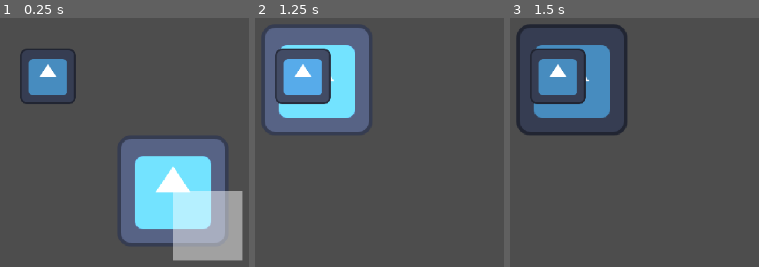
Above: before the commit, frames 1-3 (left to right).
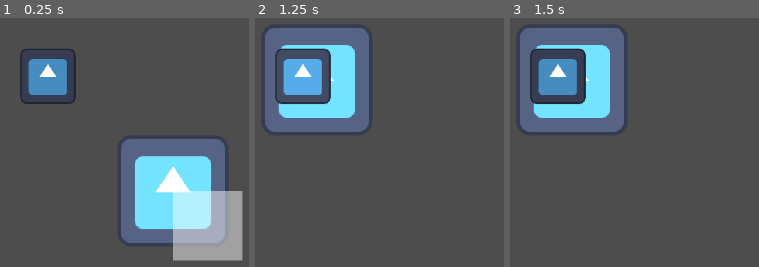
Above: after the commit, the same moments.

Repository: EEGAR1/summer-game-jam
Game: Godot game, scene res://scenes/main.tscn
Two runs of this game, one before a commit and one after it. Both use one fixed random seed, a clock stepped at 60 frames per second and the inputs below. The project has no main scene, so this scene is started directly. The engine's default icon, where the game draws it, is replaced by a stand-in: a white triangle on a blue panel in a dark square.
Inputs (mouse positions are in pixels of both pictures, inside the frame that each line leads up to):
- Up to frame 1 (0.25 s): no input
- Up to frame 2 (1.25 s): tap Enter at 0.5 s; move the mouse to (302, 75) at 0.52 s; press the mouse at (302, 75) at 0.53 s
- Up to frame 3 (1.5 s): tap Space at 1.25 s; move the mouse to (522, 214) at 1.27 s; release the mouse at (522, 214) at 1.28 s; click (522, 214) at 1.35 s

Frames 1-2 are identical in both runs. In frame 3, 14% of the frame differs, in the area x 2-47%, y 2-47%.

Commit message:
Structure Refinement

Diff:
--- a/scripts/build_action.gd
+++ b/scripts/build_action.gd
@@ -2,23 +2,19 @@
 
 @onready var build_area: Area2D = $BuildArea
 
-# Called every frame. 'delta' is the elapsed time since the previous frame.
-func _process(delta: float) -> void:
-	var overlp = build_area.get_overlapping_areas().filter(func(x): return x.is_in_group("POI"))
+var overlp : Array[Area2D] :
+	get():
+		return build_area.get_overlapping_areas().filter(func(x): return x.is_in_group("POI"))
 
-	if parent_is_ready:
-		print(build_area.get_overlapping_areas())
-		for i in overlp:
-			i = i as Building
+func _check_action(delta : float):
+	for i in overlp:
+		i = i as Building
+		set_action()
+		i.built.connect(end)
 
-			parent.current_state = Person.STATE.USINGACTION
-			current_action = self
-
-			i.built.connect(end)
-
-	elif is_current_action:
-		for i in overlp:
-			i.current_work += delta
+func _while_acting(delta : float):
+	for i in overlp:
+		i.current_work += delta
 
 func end():
 	parent.current_state = Person.STATE.WORKING
--- a/scripts/classes/action.gd
+++ b/scripts/classes/action.gd
@@ -17,3 +17,19 @@
 var is_current_action : bool :
 	get():
 		return parent.current_state == Person.STATE.USINGACTION and current_action == self
+
+func _process(delta: float) -> void:
+	if parent_is_ready:
+		_check_action(delta)
+	elif is_current_action:
+		_while_acting(delta)
+
+func _check_action(delta : float) -> void:
+	pass
+
+func _while_acting(delta : float) -> void:
+	pass
+
+func set_action() -> void:
+	parent.current_state = Person.STATE.USINGACTION
+	current_action = self
--- a/scripts/idle_action.gd
+++ b/scripts/idle_action.gd
@@ -2,8 +2,6 @@
 
 @export var freq := 12
 
-# Called every frame. 'delta' is the elapsed time since the previous frame.
-func _process(delta: float) -> void:
-	if parent_is_ready:
-		if randi_range(0, int(freq/(delta * (parent.stress + 1)))) == 0:
+func _check_action(delta : float) -> void:
+	if randi_range(0, int(freq/(delta * (parent.stress + 1)))) == 0:
 			parent.set_movement_target(parent.global_position + Vector2(randf_range(-250,250), randf_range(-250,250)))
--- a/scripts/mouse.gd
+++ b/scripts/mouse.gd
@@ -9,4 +9,5 @@
 # Called every frame. 'delta' is the elapsed time since the previous frame.
 func _process(delta: float) -> void:
 	global_position = get_global_mouse_position()
-	Globals.hover_target = get_overlapping_areas().filter(func(x): return x.is_in_group("POI")).back()
+	var overlp = get_overlapping_areas().filter(func(x): return x.is_in_group("POI"))
+	if overlp != [] and overlp != null:	Globals.hover_target = overlp.back()
--- a/scripts/person.gd
+++ b/scripts/person.gd
@@ -140,6 +140,3 @@
 func sensing():
 	for building in building_sense.get_overlapping_areas().filter(func(x): return x is Building):
 		set_movement_target(building.global_position)
-
-func _draw() -> void:
-	draw_polyline(current_path.overall_path.map(func(x): return to_local(x)), Color(1.0, 0.0, 0.0, 1.0), 3.0)
